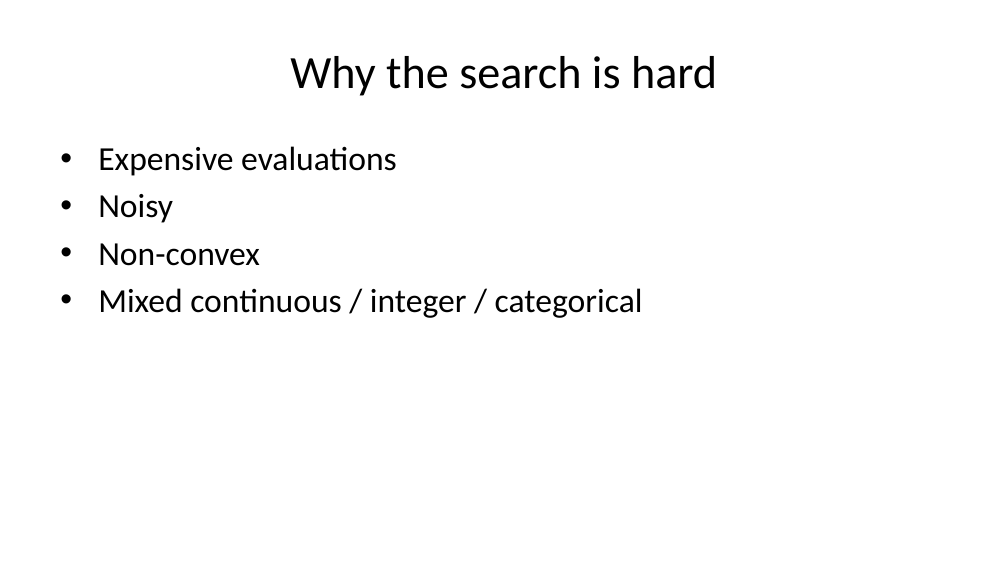
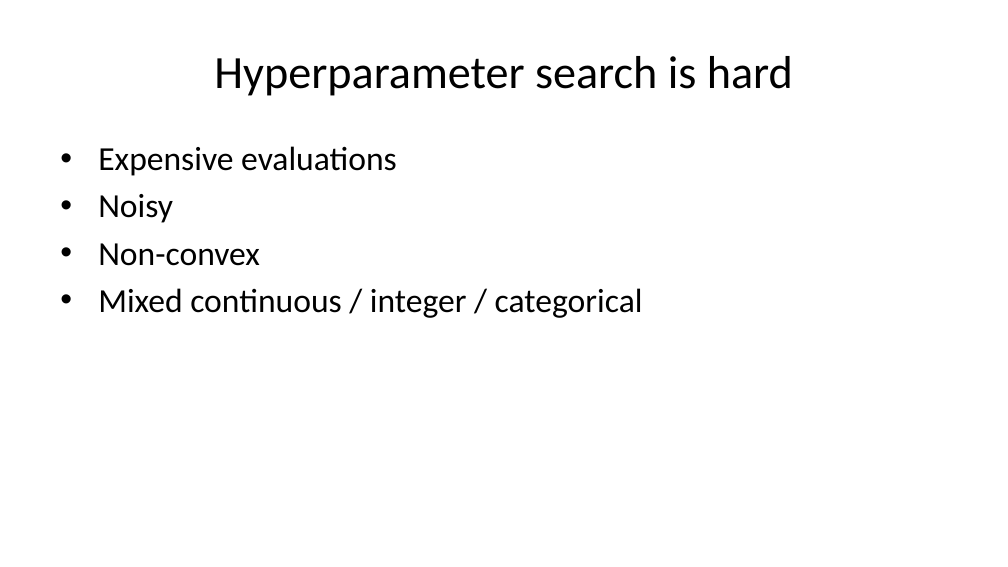
Before and after one commit to pauldubois98/AdcancedTopicsDataScience2026, a slide deck: slide 31 of Course03/slides.pptx. Drawn at 1008x567 pixels with LibreOffice and Linux fonts; fonts in the diff are those of the drawing. Boxes give left, top, right and bottom in pixels: in the first picture for what was removed or moved away, otherwise in the second. Text is boxed around its words. In the diff, an @@ line names an element or a change of style, - is before the commit and + after.

```diff
--- a/Course03/slides.pptx
+++ b/Course03/slides.pptx
@@ title at [214, 56, 793, 96]: text changed @@
-Why the search is hard
+Hyperparameter search is hard
```
Also in this commit, not shown: 26 other slides changed, 28 slides added, 15 slides removed, 1 other file.
